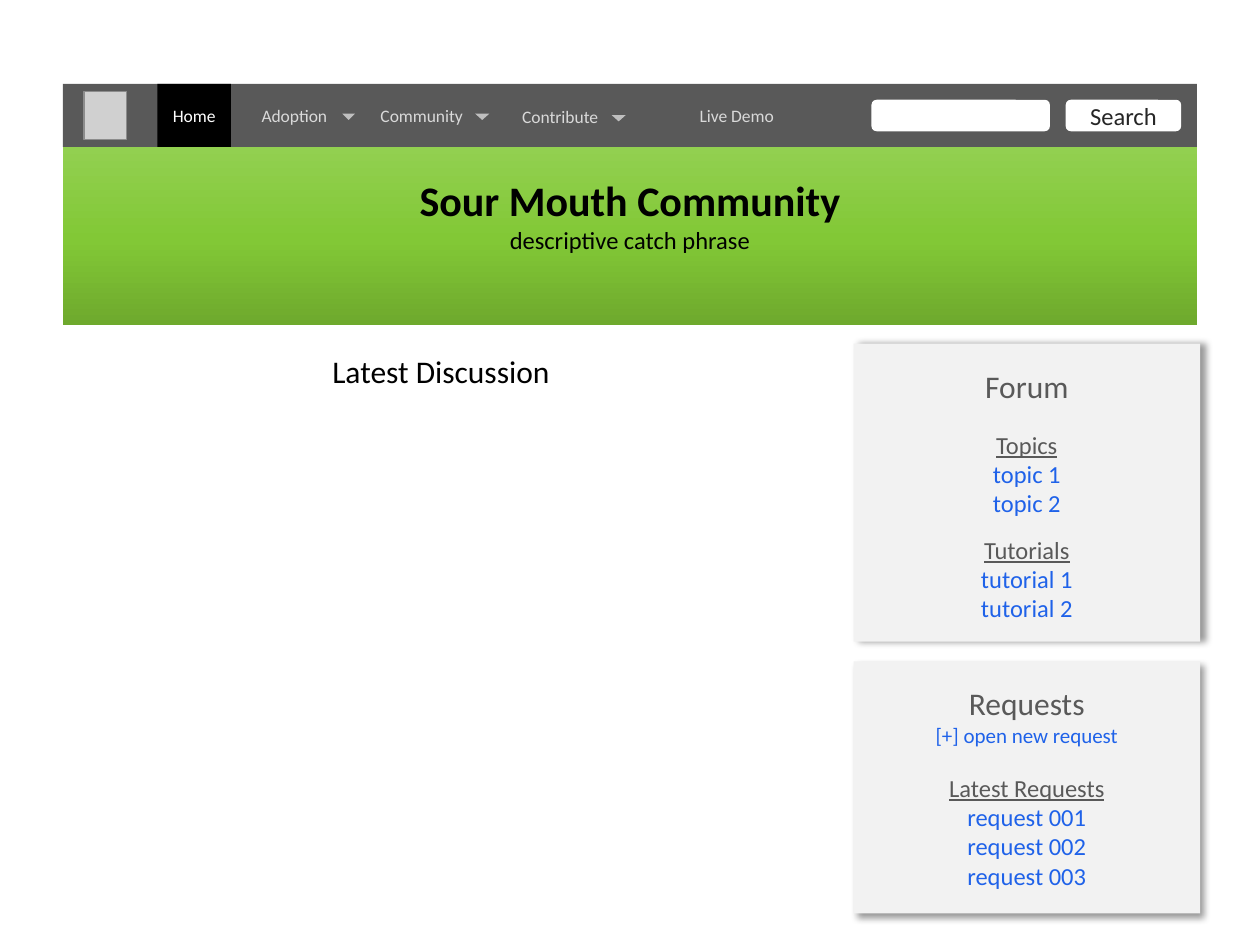
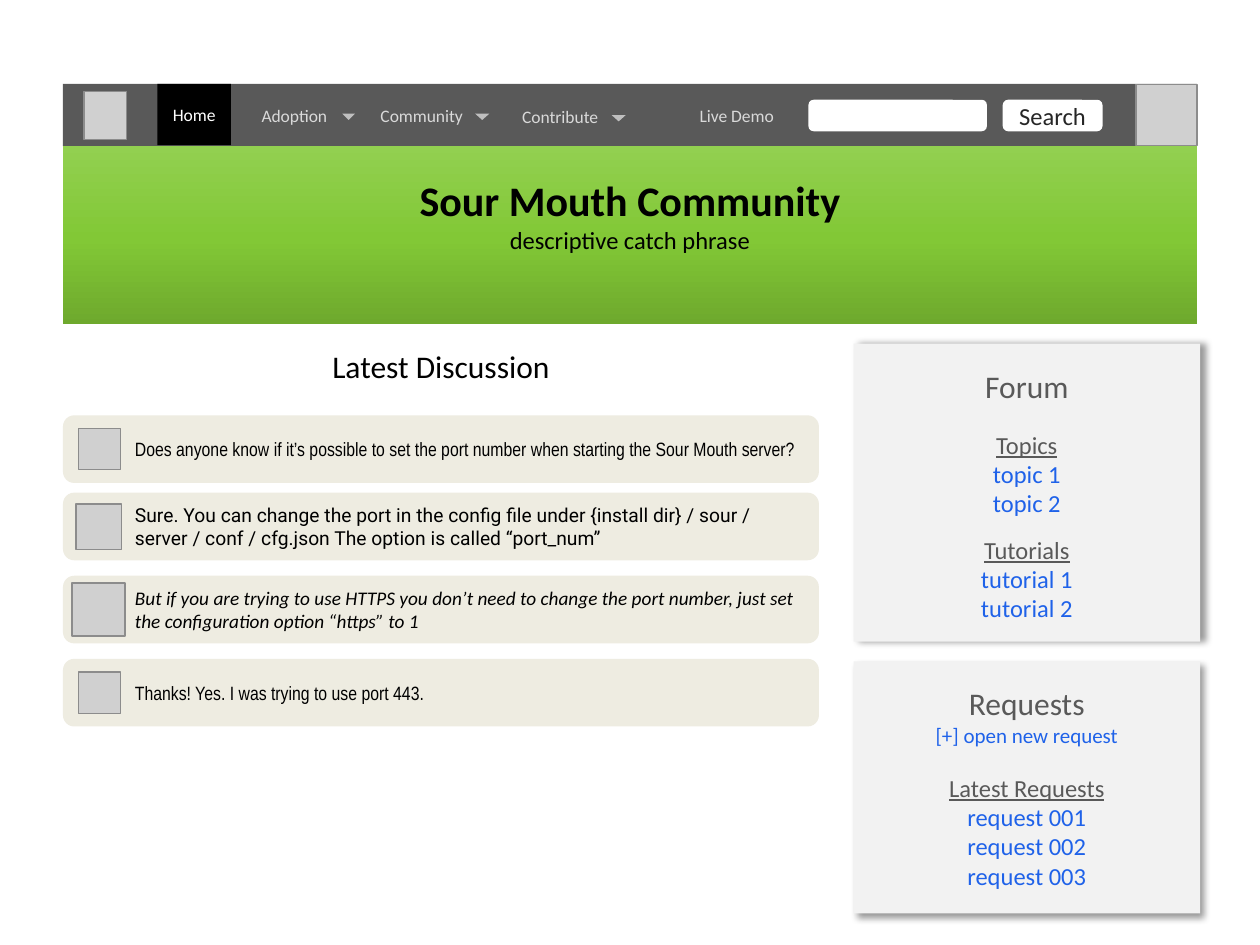
Before and after one commit to dsietz/open-source-model, a slide deck: slide 52 of Adopting the Open Source Model.pptx. Drawn at 1260x945 pixels with LibreOffice and Linux fonts; fonts in the diff are those of the drawing; grey boxes stand for pictures. Boxes give left, top, right and bottom in pixels: in the first picture for what was removed or moved away, otherwise in the second. Text is boxed around its words. In the diff, an @@ line names an element or a change of style, - is before the commit and + after.

```diff
--- a/Adopting the Open Source Model.pptx
+++ b/Adopting the Open Source Model.pptx
@@ picture added at [1137,84,1197,145] @@
@@ rounded rectangle: place and size @@
-rounded rectangle at [872,100,1051,131]
+rounded rectangle at [809,100,988,131]
@@ rounded rectangle "Search": place and size @@
-rounded rectangle "Search" at [1066,100,1182,131]
+rounded rectangle "Search" at [1003,100,1102,131]
@@ text "Latest Discussion": place and size @@
-text "Latest Discussion" at [332,361,550,384]
+text "Latest Discussion" at [332,356,550,379]
@@ rounded rectangle added at [63,416,819,484], fill #EEECE1 @@
@@ picture added at [78,428,120,470] @@
@@ text added at [135,442,795,460], 11 pt, text #000000 @@
+Does anyone know if it’s possible to set the port number when starting the Sour Mouth server?
@@ rounded rectangle added at [63,493,819,561], fill #EEECE1 @@
@@ picture added at [76,504,121,549] @@
@@ text added at [135,507,737,549], 11 pt, text #000000 @@
+Sure. You can change the port in the config file under {install dir} / sour / server / conf / cfg.json The option is called “port_num”
@@ rounded rectangle added at [63,576,819,644], fill #EEECE1 @@
@@ picture added at [72,583,125,636] @@
@@ text added at [135,591,793,632], 11 pt, text #000000, italic @@
+But if you are trying to use HTTPS you don’t need to change the port number, just set the configuration option “https” to 1
@@ rounded rectangle added at [63,659,819,727], fill #EEECE1 @@
@@ picture added at [78,672,120,713] @@
@@ text added at [135,686,424,704], 11 pt, text #000000 @@
+Thanks! Yes. I was trying to use port 443.
```
Also in this commit, not shown: 1 other slide changed.
